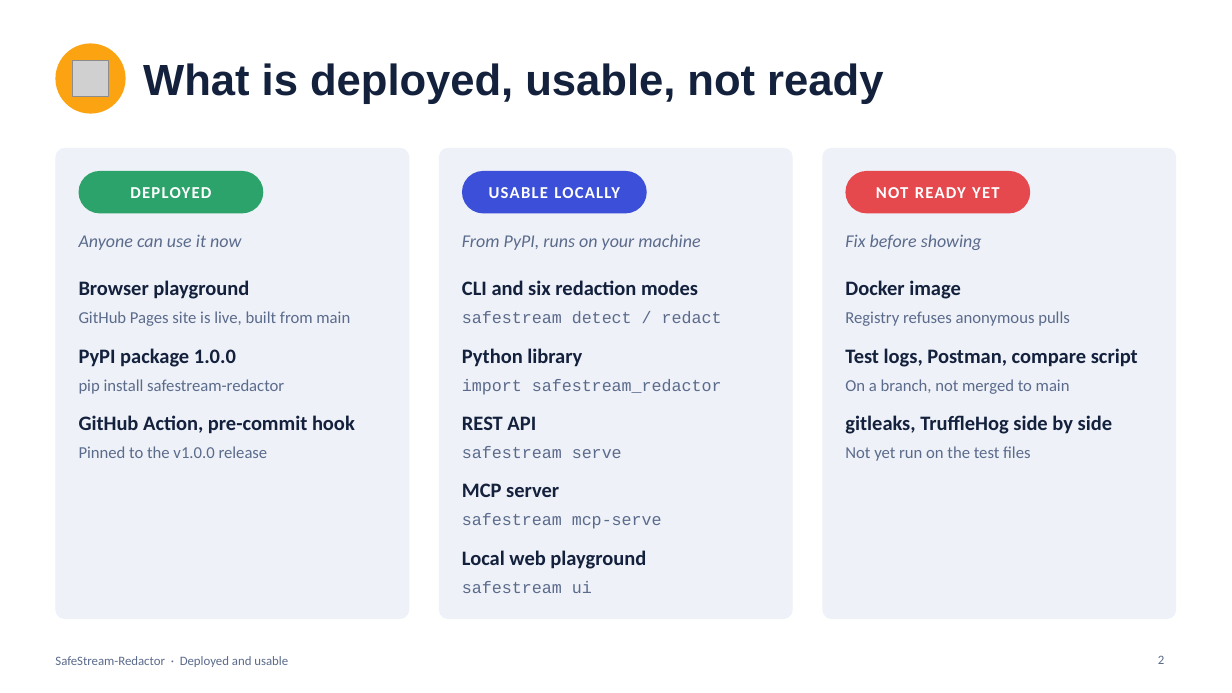
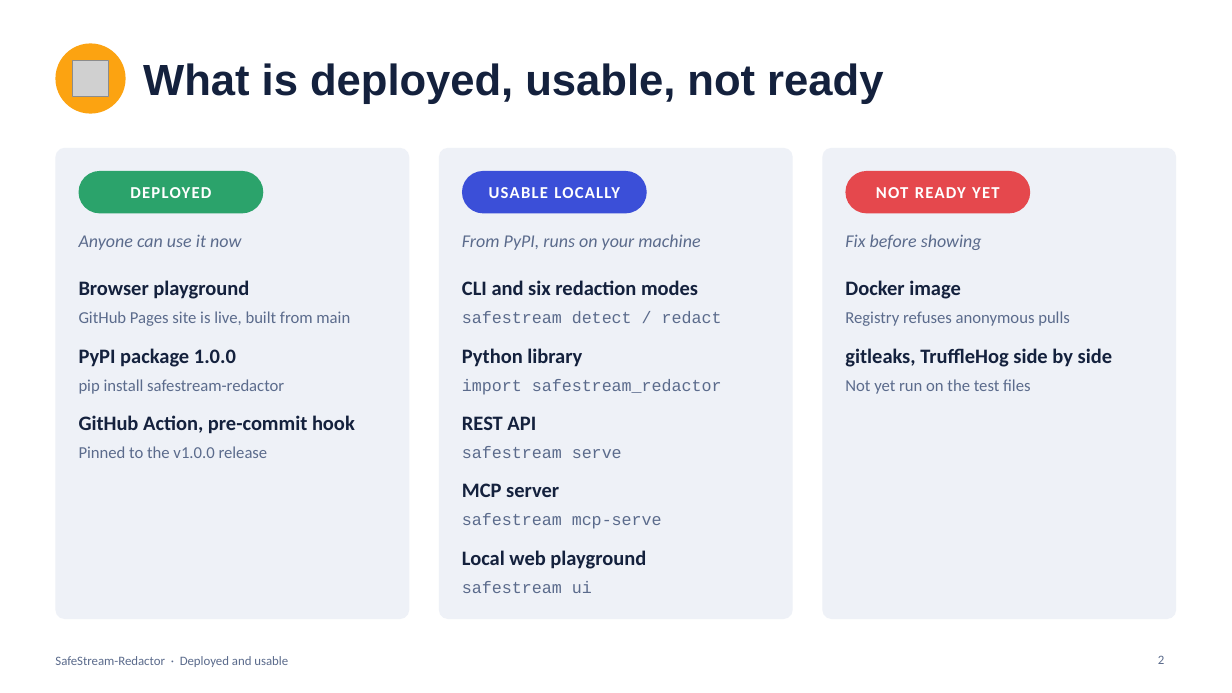
Before and after one commit to MounishSenisetty/SafeStream-Redactor, a slide deck: slide 2 of docs/SafeStream-Redactor-Demo.pptx. Drawn at 1232x693 pixels with LibreOffice and Linux fonts; fonts in the diff are those of the drawing; grey boxes stand for pictures. Boxes give left, top, right and bottom in pixels: in the first picture for what was removed or moved away, otherwise in the second. Text is boxed around its words. In the diff, an @@ line names an element or a change of style, - is before the commit and + after.

```diff
--- a/docs/SafeStream-Redactor-Demo.pptx
+++ b/docs/SafeStream-Redactor-Demo.pptx
@@ text "gitleaks, TruffleHog side by side": place and size @@
-text "gitleaks, TruffleHog side by side" at [845,415,1112,434]
+text "gitleaks, TruffleHog side by side" at [845,348,1112,367]
@@ text removed at [845,348,1138,367] @@
-Test logs, Postman, compare script
@@ text "Not yet run on the ...": place and size @@
-text "Not yet run on the ..." at [845,446,1030,461]
+text "Not yet run on the ..." at [845,379,1030,394]
@@ text removed at [845,379,1070,394] @@
-On a branch, not merged to main
```
Also in this commit, not shown: 2 other slides changed, 15 other files.
